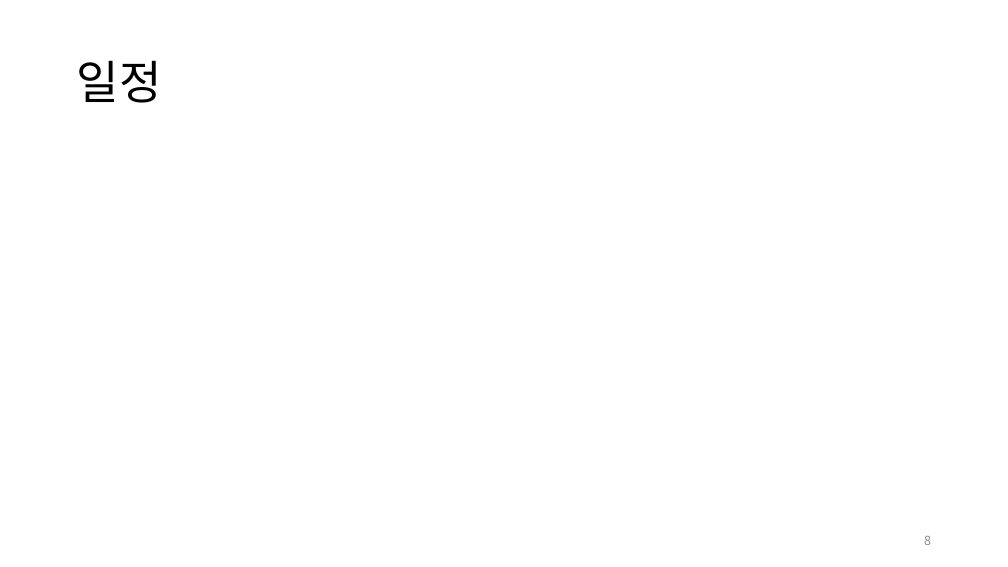
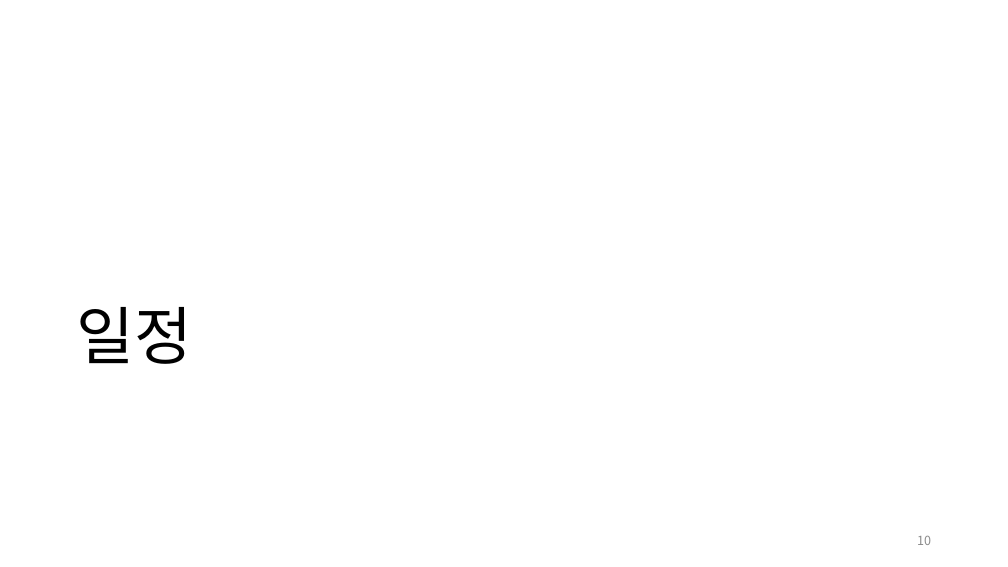
Before and after one commit to pknu-wap/Dogs-SONAR, a slide deck: slide 10 of others/presentation.pptx (slide 8 before the commit). Drawn at 1008x567 pixels with LibreOffice and Linux fonts; fonts in the diff are those of the drawing. Boxes give left, top, right and bottom in pixels: in the first picture for what was removed or moved away, otherwise in the second. Text is boxed around its words. In the diff, an @@ line names an element or a change of style, - is before the commit and + after.

```diff
--- a/others/presentation.pptx
+++ b/others/presentation.pptx
@@ title "일정": place and size @@
-title "일정" at box(77, 60, 162, 103)
+title "일정" at box(76, 307, 192, 364)
@@ title "일정" at box(76, 307, 192, 364): size 44 to 60 pt; vertical alignment middle to bottom @@
@@ page number at box(917, 536, 931, 545): text changed @@
-8
+10
```
Also in this commit, not shown: 5 other slides changed, 3 slides added.
